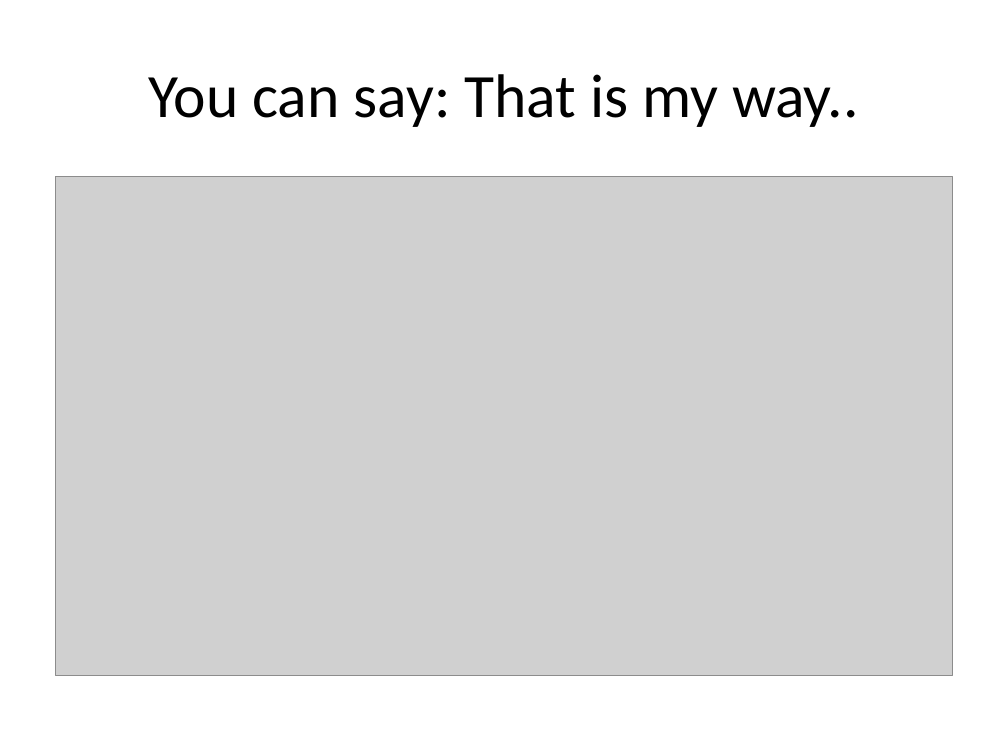
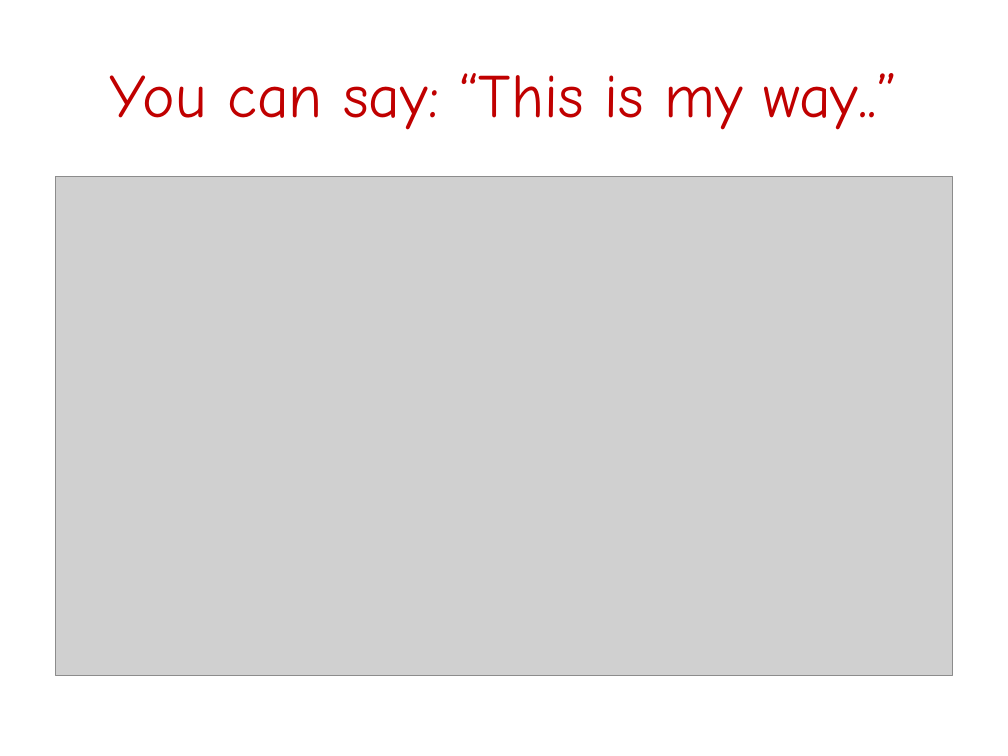
Before and after one commit to FeedMapping/Schema, a slide deck: slide 11 of slide/ppt/WhyMapping.pptx. Drawn at 1008x756 pixels with LibreOffice and Linux fonts; fonts in the diff are those of the drawing; grey boxes stand for pictures. Boxes give left, top, right and bottom in pixels: in the first picture for what was removed or moved away, otherwise in the second. Text is boxed around its words. In the diff, an @@ line names an element or a change of style, - is before the commit and + after.

Commit message:
minor changes

```diff
--- a/slide/ppt/WhyMapping.pptx
+++ b/slide/ppt/WhyMapping.pptx
@@ title at [110, 73, 897, 130]: text changed; font Calibri to Comic Neue; text colour #000000 to #C00000 @@
-You can say: That is my way..
+You can say: “This is my way..”
```
Also in this commit, not shown: 10 other slides changed.
